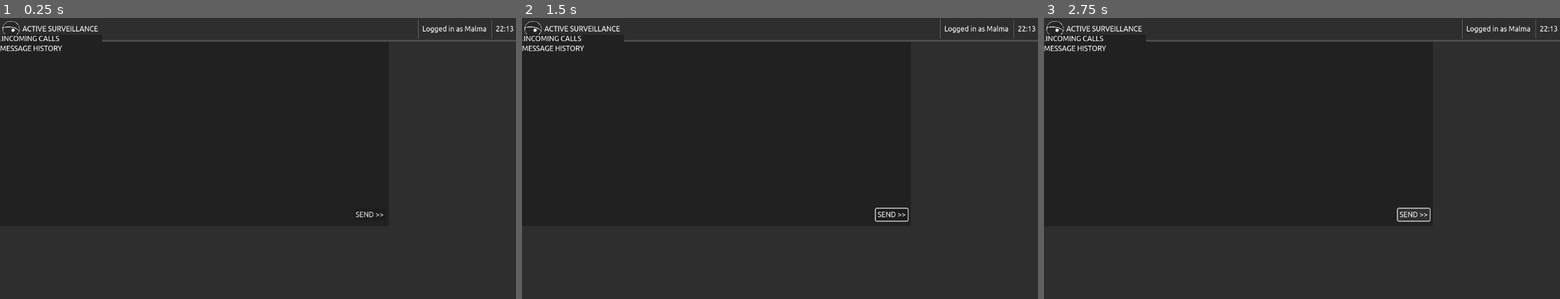
Above: before the commit, frames 1-3 (left to right).
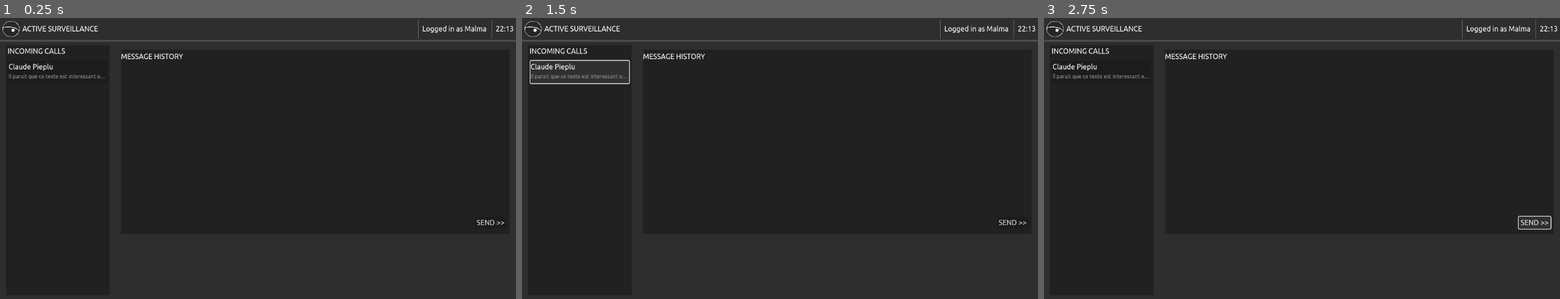
Above: after the commit, the same moments.

Repository: Mastoast/LDJam53
Game: Godot game, scene res://scenes/screen.tscn
The game is run twice, just before and just after one commit, with the same random seed, the same clock (stepped at 60 frames per second) and the same inputs.
Inputs (mouse positions are in pixels of both pictures, inside the frame that each line leads up to):
- Up to frame 1 (0.25 s): no input
- Up to frame 2 (1.5 s): click "SEND >>" at 0.5 s; click (578, 71) at 1.27 s
- Up to frame 3 (2.75 s): click "SEND >>" at 2 s

The runs differ from the first frame. In frame 1, 0.9% of the frame differs, in the area x 0-98%, y 5-74%; in frame 2, 1.2%; in frame 3, 1.0%.
Error before the commit: Invalid call. Nonexistent function 'instanciate' in base 'PackedScene'. (res://scenes/events_window.gd:16)

Commit message:
fix screen

Diff:
--- a/scenes/answers_window.tscn
+++ b/scenes/answers_window.tscn
@@ -1,10 +1,8 @@
-[gd_scene format=3 uid="uid://lg4beu4k575g"]
+[gd_scene format=3 uid="uid://dmswrg3t4y0ih"]
 
 [node name="answers_window" type="MarginContainer"]
-offset_left = 271.0
-offset_top = 457.0
-offset_right = 1133.0
-offset_bottom = 570.0
+offset_right = 862.0
+offset_bottom = 113.0
 
 [node name="HBoxContainer" type="HBoxContainer" parent="."]
 layout_mode = 2
--- a/scenes/events_window.gd
+++ b/scenes/events_window.gd
@@ -13,5 +13,5 @@
 
 func create_com_event():
 	var event = load("res://scenes/communication_event.tscn")
-	var new_event = event.instanciate()
-	$MarginContainer/VBoxContainer/ScrollContainer/event_list.addchild(new_event)
+	var test = event.instantiate()
+	$MarginContainer/VBoxContainer/ScrollContainer/event_list.add_child(test)
--- a/scenes/events_window.tscn
+++ b/scenes/events_window.tscn
@@ -1,14 +1,14 @@
-[gd_scene load_steps=2 format=3 uid="uid://bvbdrl2oyesw2"]
+[gd_scene load_steps=2 format=3 uid="uid://c4s7dkavsj4pg"]
 
 [ext_resource type="Script" path="res://scenes/events_window.gd" id="1_4eqqw"]
 
 [node name="events_window" type="Panel"]
+custom_minimum_size = Vector2(232, 560)
 anchors_preset = 9
 anchor_bottom = 1.0
-offset_left = 16.0
-offset_top = 23.0
-offset_right = 248.0
-offset_bottom = -26.0
+offset_top = -0.5
+offset_right = 232.0
+offset_bottom = -48.5
 grow_vertical = 2
 size_flags_horizontal = 3
 script = ExtResource("1_4eqqw")
--- a/scenes/message_window.tscn
+++ b/scenes/message_window.tscn
@@ -1,10 +1,8 @@
-[gd_scene format=3 uid="uid://coyt1erfnnrgc"]
+[gd_scene format=3 uid="uid://bk8axa22nl23f"]
 
 [node name="message_window" type="Panel"]
-offset_left = 268.0
-offset_top = 23.0
-offset_right = 1136.0
-offset_bottom = 436.0
+offset_right = 868.0
+offset_bottom = 413.0
 size_flags_horizontal = 3
 size_flags_stretch_ratio = 5.0
 
--- a/scenes/screen.tscn
+++ b/scenes/screen.tscn
@@ -24,11 +24,6 @@
 theme = ExtResource("1_va2bg")
 script = ExtResource("2_baaq8")
 
-[node name="Background" type="Sprite2D" parent="."]
-visible = false
-position = Vector2(576, 324)
-texture = ExtResource("2_cw334")
-
 [node name="VBoxContainer" type="VBoxContainer" parent="."]
 layout_mode = 1
 anchors_preset = 15
@@ -36,6 +31,11 @@
 anchor_bottom = 1.0
 grow_horizontal = 2
 grow_vertical = 2
+
+[node name="Background" type="Sprite2D" parent="VBoxContainer"]
+visible = false
+position = Vector2(576, 324)
+texture = ExtResource("2_cw334")
 
 [node name="head" type="Panel" parent="VBoxContainer"]
 layout_mode = 2
@@ -102,22 +102,22 @@
 layout_mode = 0
 anchors_preset = 0
 anchor_bottom = 0.0
-offset_left = 0.0
-offset_top = 0.0
-offset_right = 232.0
-offset_bottom = 0.0
+offset_left = 13.0
+offset_top = 8.0
+offset_right = 245.0
+offset_bottom = 568.0
 grow_vertical = 1
 
 [node name="message_window" parent="VBoxContainer/desktop" instance=ExtResource("7_n1s8i")]
 layout_mode = 0
-offset_left = 0.0
-offset_top = 0.0
-offset_right = 868.0
-offset_bottom = 413.0
+offset_left = 270.0
+offset_top = 18.0
+offset_right = 1138.0
+offset_bottom = 431.0
 
 [node name="answers_window" parent="VBoxContainer/desktop" instance=ExtResource("8_nhe44")]
 layout_mode = 0
-offset_left = 0.0
-offset_top = 0.0
-offset_right = 862.0
-offset_bottom = 113.0
+offset_left = 275.0
+offset_top = 459.0
+offset_right = 1137.0
+offset_bottom = 572.0
Not shown, changed: scenes/info_news.tscn
Not shown: 1 places in scenes/screen.tscn that only renumber resources
